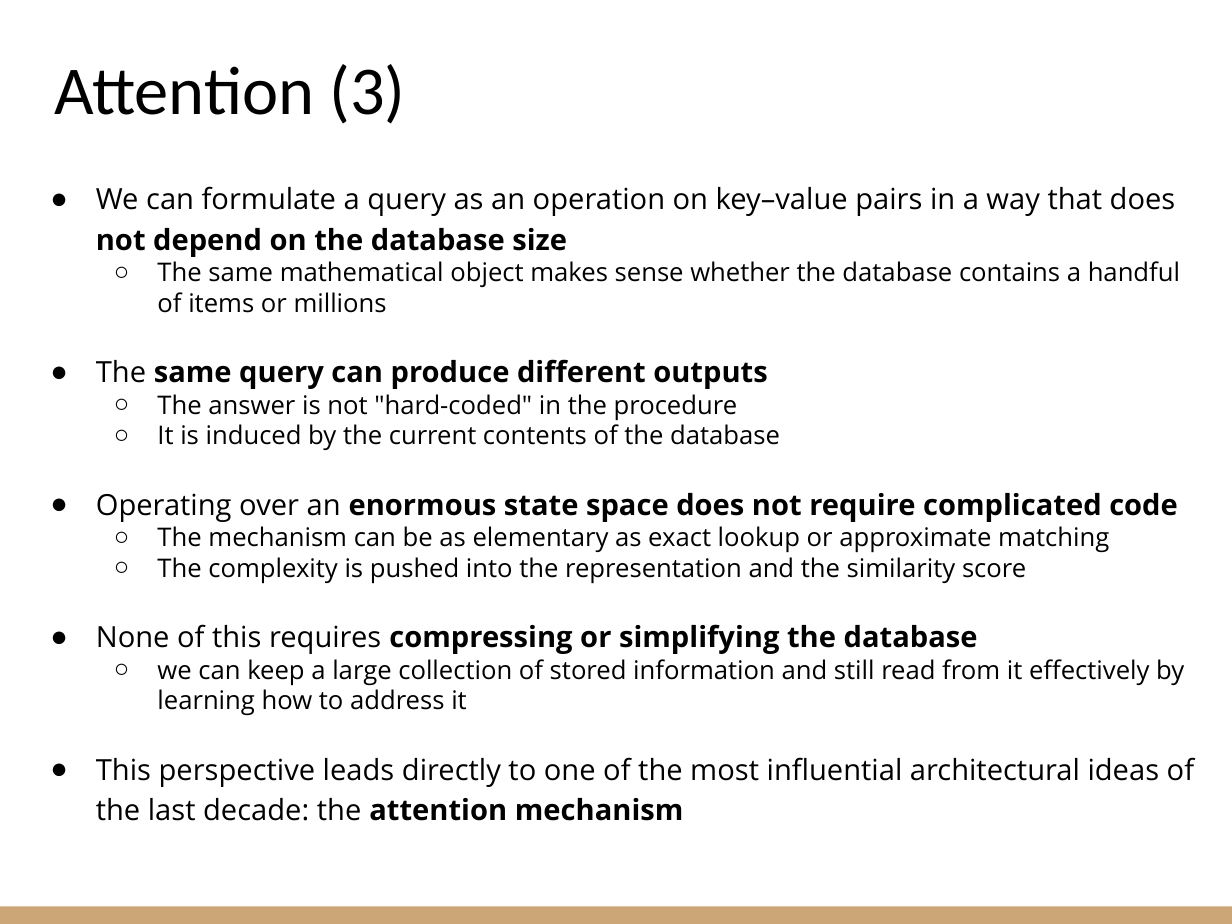
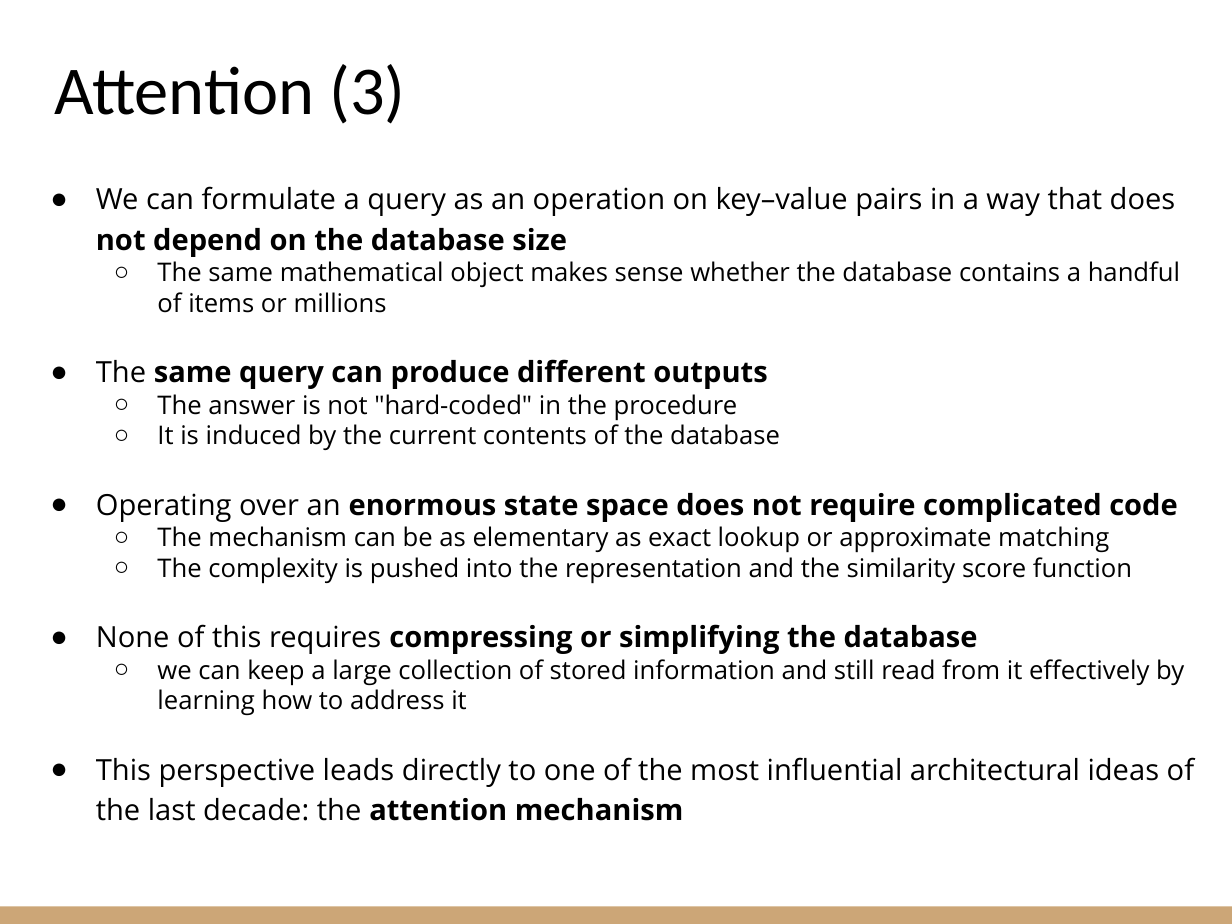
Before and after one commit to riccardoberta/machine-learning, a slide deck: slide 11 of 17 - Transformers/slides.pptx. Drawn at 1232x924 pixels with LibreOffice and Linux fonts; fonts in the diff are those of the drawing. Boxes give left, top, right and bottom in pixels: in the first picture for what was removed or moved away, otherwise in the second. Text is boxed around its words. In the diff, an @@ line names an element or a change of style, - is before the commit and + after.

```diff
--- a/17 - Transformers/slides.pptx
+++ b/17 - Transformers/slides.pptx
@@ text at [157, 557, 1132, 584]: text changed @@
-  ○ The complexity is pushed into the representation and the similarity score
+  ○ The complexity is pushed into the representation and the similarity score function
```
Also in this commit, not shown: 16 other slides changed, 13 slides added, 3 other files.
